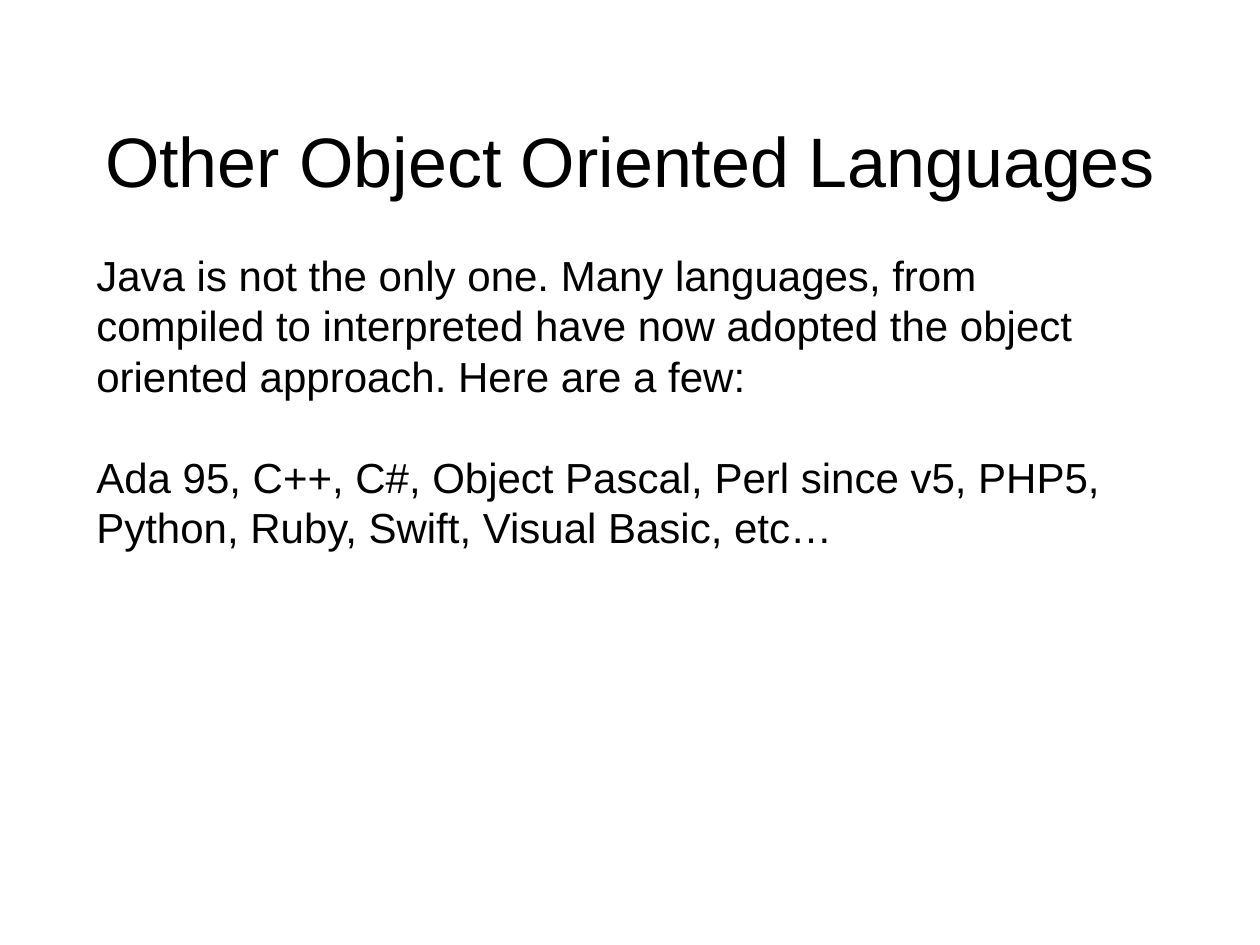
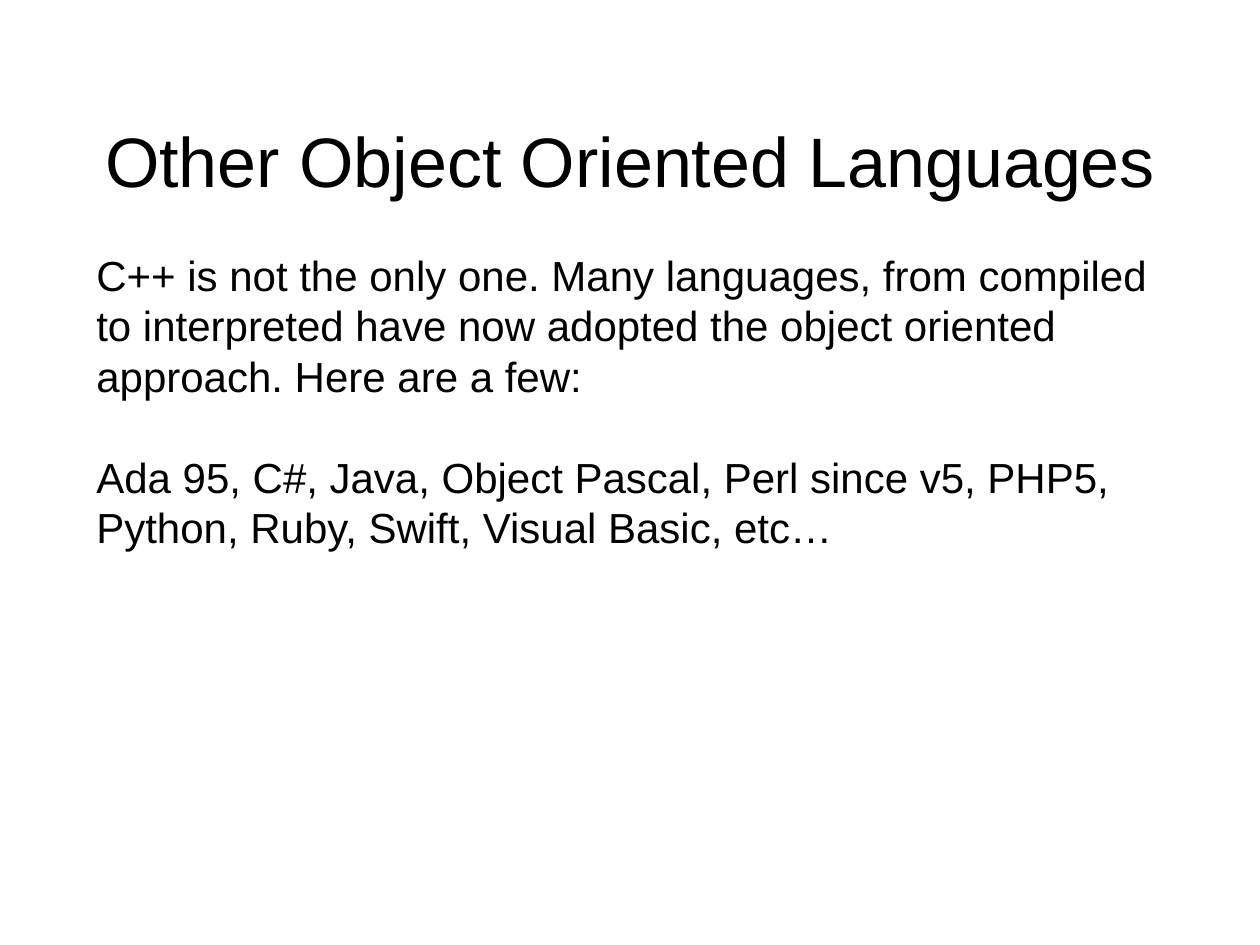
Before and after one commit to MWATLER/MWATLER.github.io, a slide deck: slide 13 of btp200/Week1/TravelSimulator/ObjectOrientedProgramming.ppt. Drawn at 1260x945 pixels with LibreOffice and Linux fonts; fonts in the diff are those of the drawing. Boxes give left, top, right and bottom in pixels: in the first picture for what was removed or moved away, otherwise in the second. Text is boxed around its words. In the diff, an @@ line names an element or a change of style, - is before the commit and + after.

Commit message:
Updated the object oriented powerpoint in week 1 of btp200 to focus on C++

```diff
--- a/btp200/Week1/TravelSimulator/ObjectOrientedProgramming.ppt
+++ b/btp200/Week1/TravelSimulator/ObjectOrientedProgramming.ppt
@@ text at (96,260,1147,551): text changed @@
-Java is not the only one. Many languages, from compiled to interpreted have now adopted the object oriented approach. Here are a few:
-Ada 95, C++, C#, Object Pascal, Perl since v5, PHP5, Python, Ruby, Swift, Visual Basic, etc…
+C++ is not the only one. Many languages, from compiled to interpreted have now adopted the object oriented approach. Here are a few:
+Ada 95, C#, Java, Object Pascal, Perl since v5, PHP5, Python, Ruby, Swift, Visual Basic, etc…
```
Also in this commit, not shown: 6 other slides changed.
